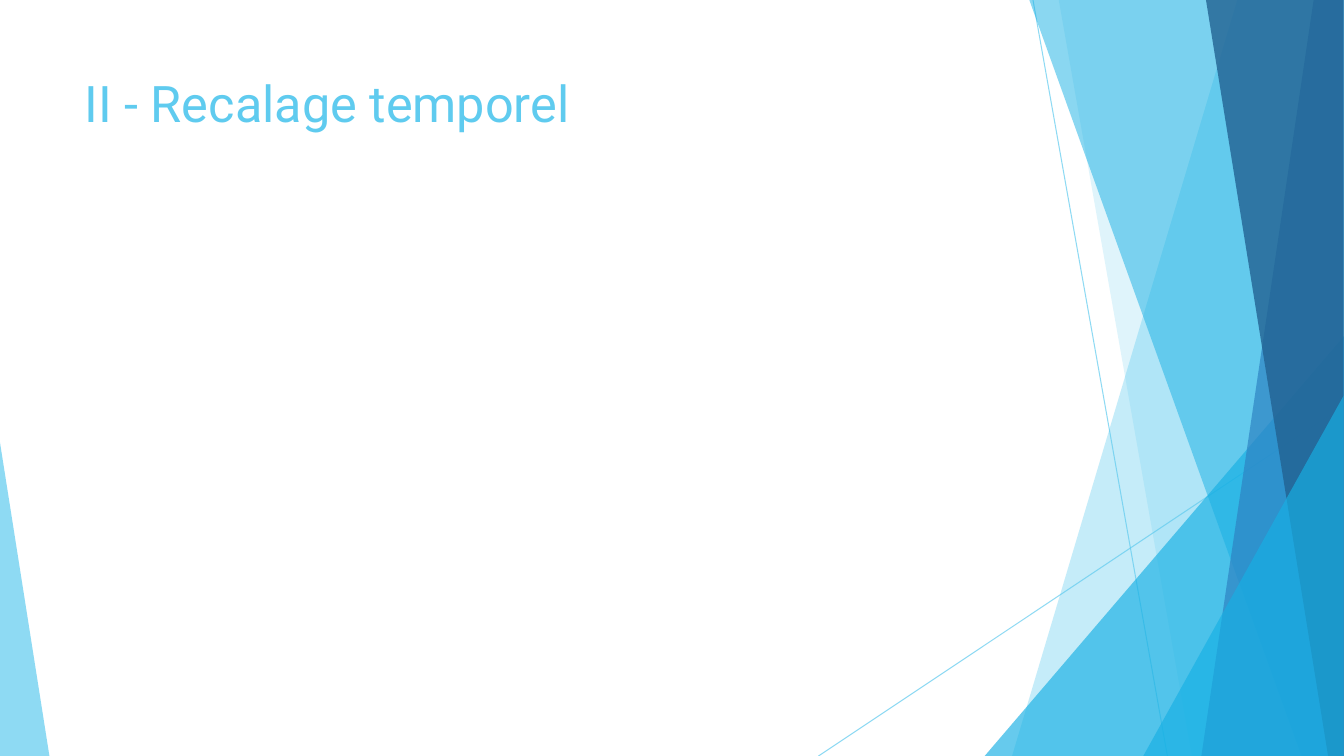
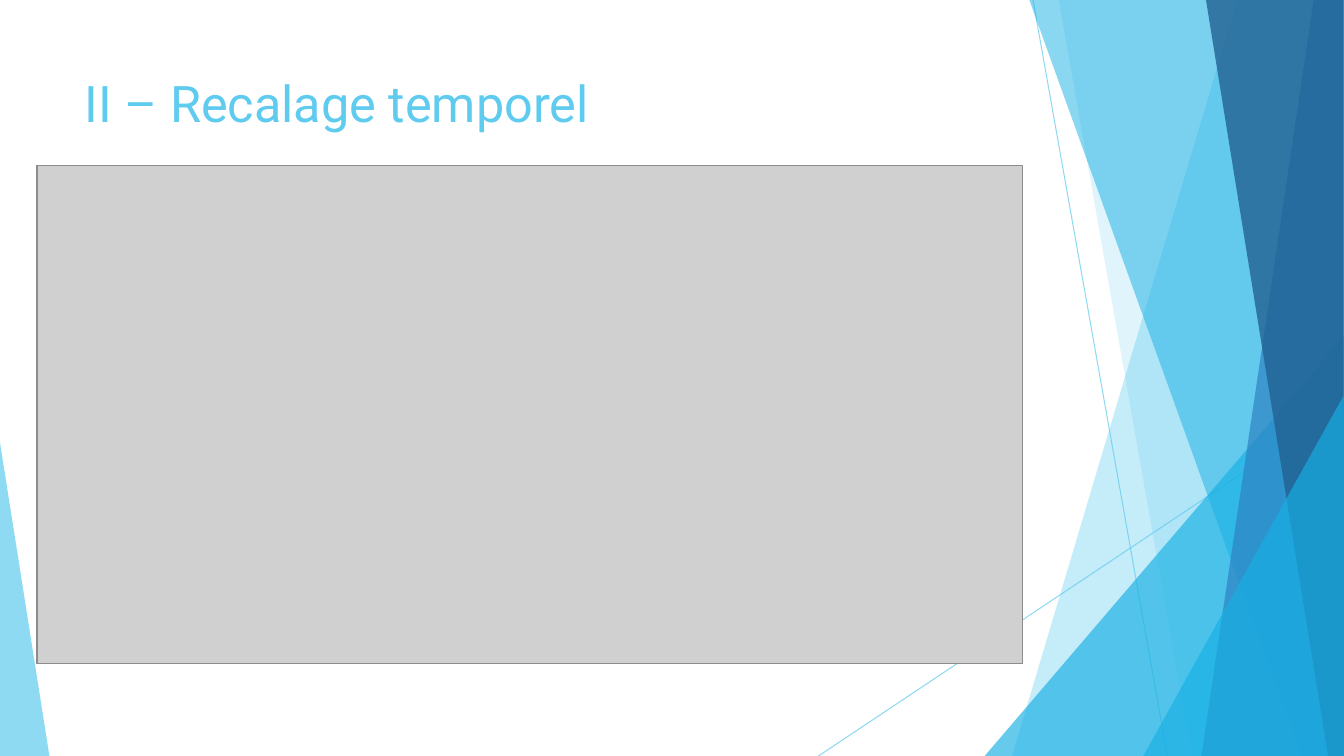
Before and after one commit to marc921/GesteIA, a slide deck: slide 7 of Présentation.pptx (slide 5 before the commit). Drawn at 1344x756 pixels with LibreOffice and Linux fonts; fonts in the diff are those of the drawing; grey boxes stand for pictures. Boxes give left, top, right and bottom in pixels: in the first picture for what was removed or moved away, otherwise in the second. Text is boxed around its words. In the diff, an @@ line names an element or a change of style, - is before the commit and + after.

```diff
--- a/Présentation.pptx
+++ b/Présentation.pptx
@@ title at (85, 84, 589, 133): text changed @@
-II - Recalage temporel
+II – Recalage temporel
@@ picture added at (37, 165, 1022, 663) @@
```
Also in this commit, not shown: 3 other slides changed, 2 slides added.
